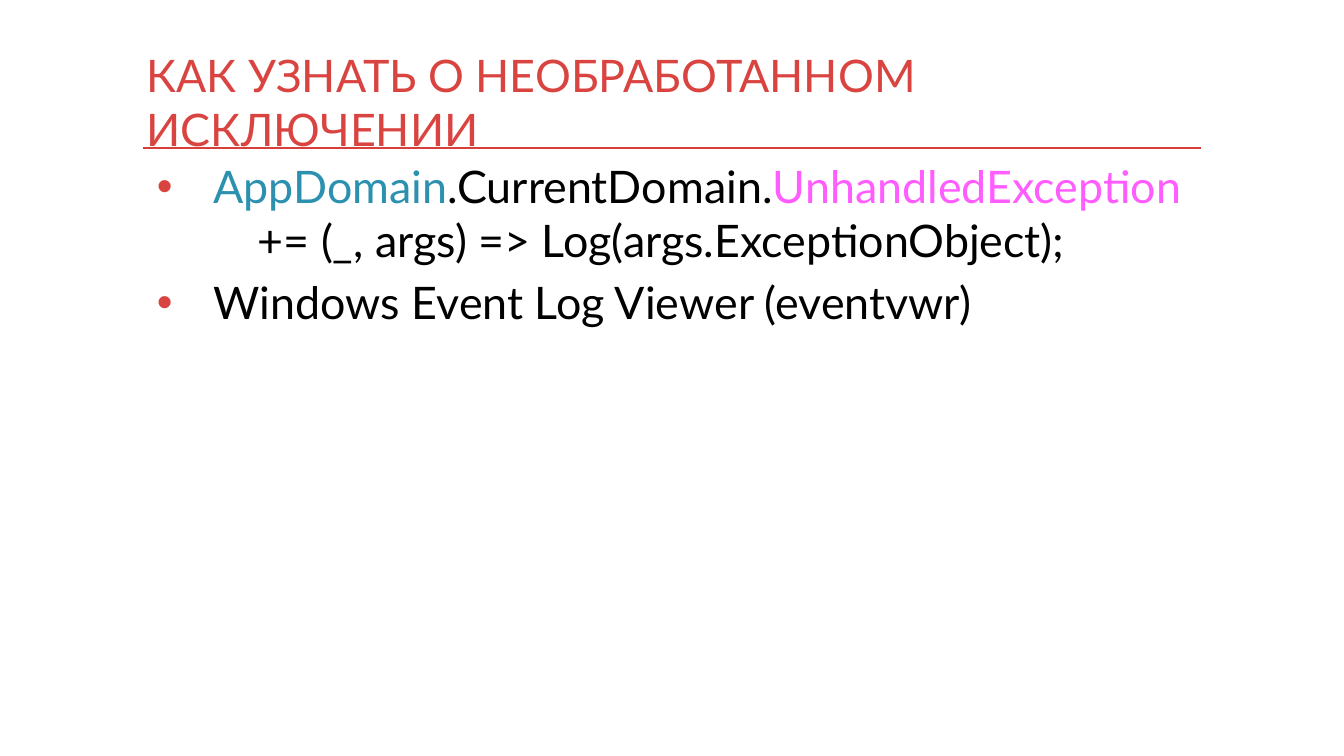
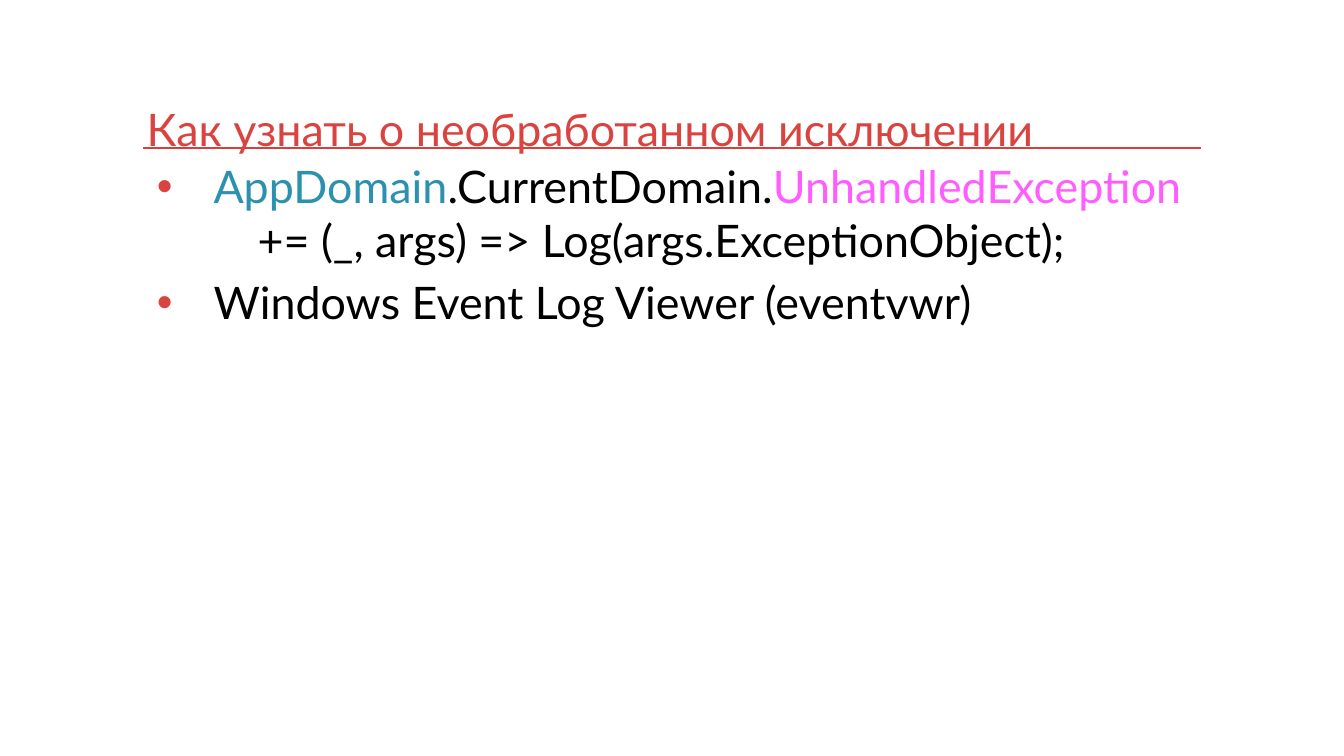
Before and after one commit to kontur-courses/exceptions, a slide deck: slide 19 of exceptions.pptx. Drawn at 1344x756 pixels with LibreOffice and Linux fonts; fonts in the diff are those of the drawing. Boxes give left, top, right and bottom in pixels: in the first picture for what was removed or moved away, otherwise in the second. Text is boxed around its words. In the diff, an @@ line names an element or a change of style, - is before the commit and + after.

```diff
--- a/exceptions.pptx
+++ b/exceptions.pptx
@@ title at (147, 113, 1033, 154): text changed @@
-КАК УЗНАТЬ О НЕОБРАБОТАННОМ ИСКЛЮЧЕНИИ
+Как узнать о необработанном исключении
```
Also in this commit, not shown: 37 other slides changed, 2 slides added, 3 slides removed.
